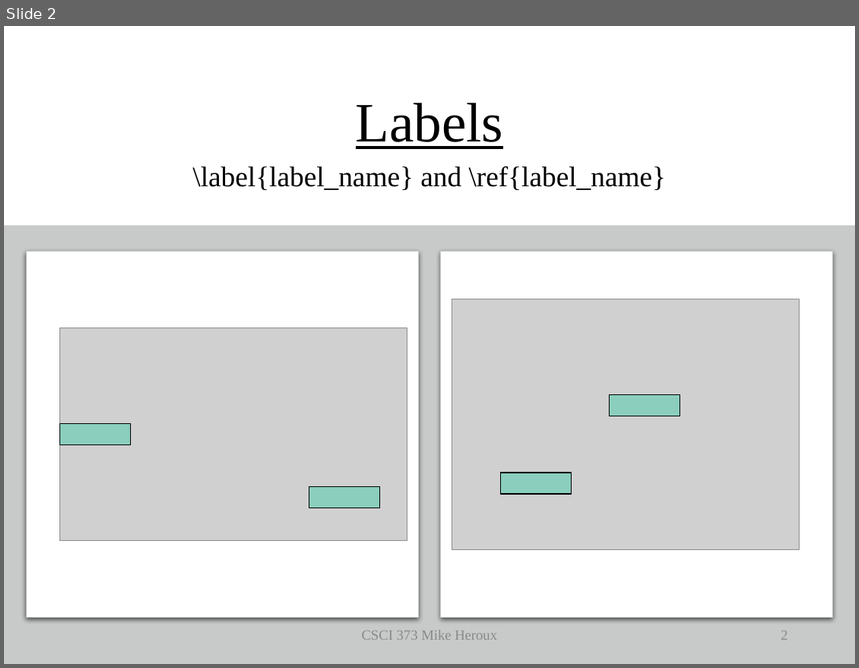
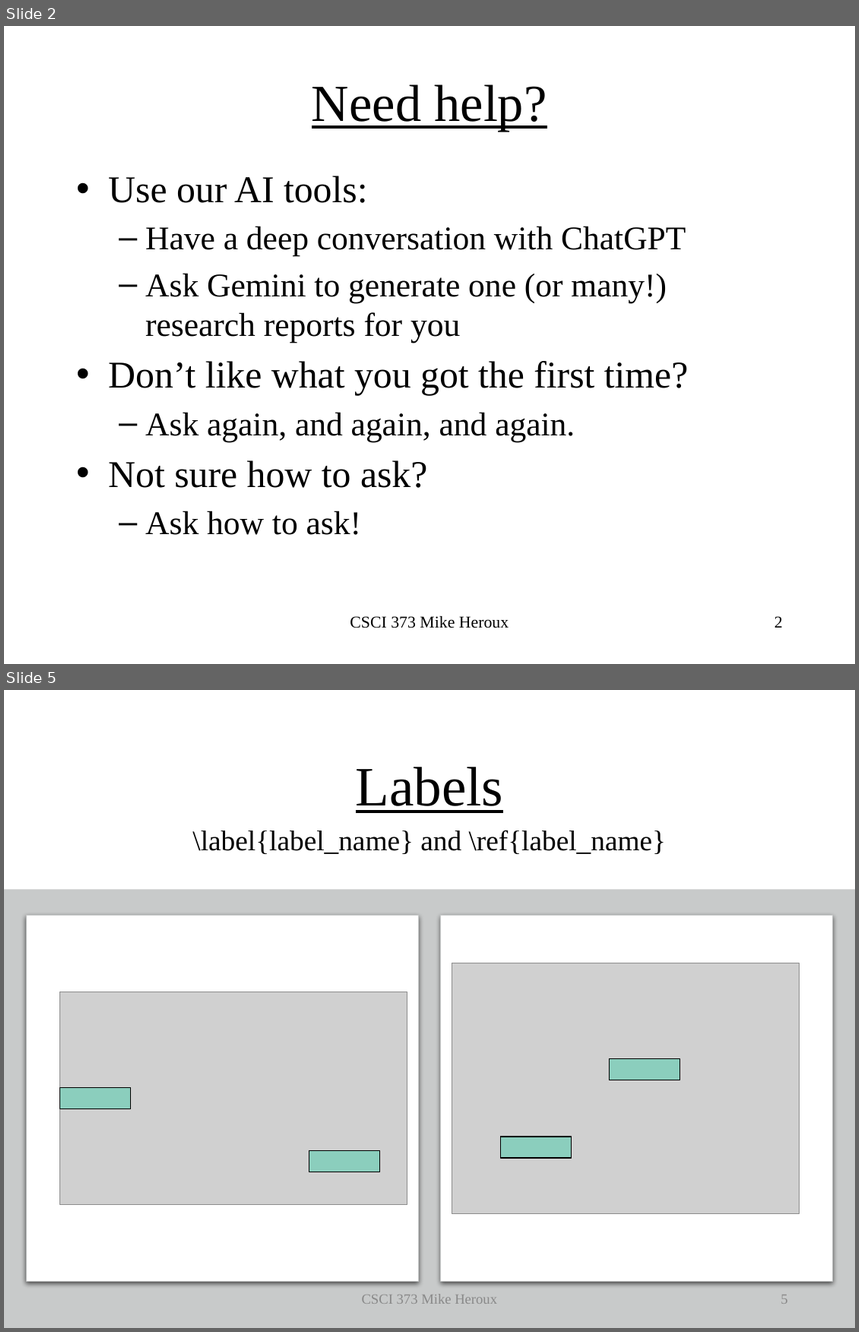
Before and after one commit to maherou/Teaching, a slide deck: files/CS373/TechWritingSpeaking2.0.pptx. Shown one above the other, each under a label of ours: slide 2 before the commit, slides 2 and 5 after it; the slides between them are not shown. The pictures are 859x668 and 859x1332 pixels, drawn with LibreOffice and Linux fonts; fonts in the diff are those of the drawing; grey boxes stand for pictures. Boxes give left, top, right and bottom in pixels: in the first picture for what was removed or moved away, otherwise in the second. Text is boxed around its words. In the diff, an @@ line names an element or a change of style, - is before the commit and + after.

```diff
--- a/files/CS373/TechWritingSpeaking2.0.pptx
+++ b/files/CS373/TechWritingSpeaking2.0.pptx
@@ slide 2 added at [4,26,855,664], background #FFFFFF @@
@@ title added at [312,85,547,131], 44 pt, text #000000, underline @@
+Need help?
@@ text added at [108,176,688,535], 28 pt, text #000000 @@
+• Use our AI tools:
+  – Have a deep conversation with ChatGPT
+  – Ask Gemini to generate one (or many!) research reports for you
+• Don’t like what you got the first time?
+  – Ask again, and again, and again.
+• Not sure how to ask?
+  – Ask how to ask!
@@ text added at [350,617,509,629], 14 pt, text #000000 @@
+CSCI 373 Mike Heroux
@@ page number added at [775,617,783,628], 14 pt, text #000000 @@
+2
@@ what was slide 2 is now slide 5 @@
@@ page number at [781,1295,788,1304]: text changed @@
-2
+5
```
Also in this commit, not shown: 1 slide changed, 2 other slides added, 1 other file.
